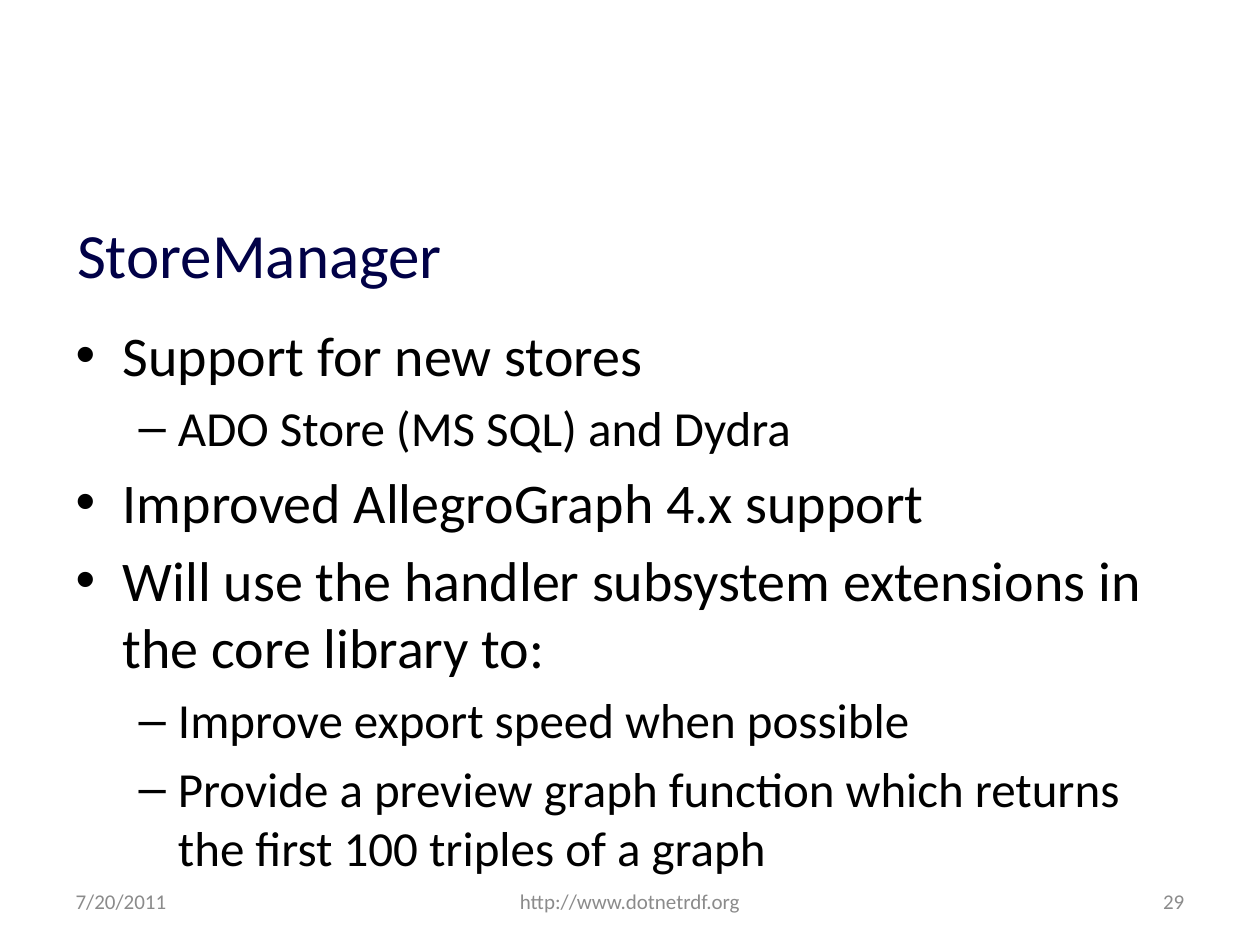
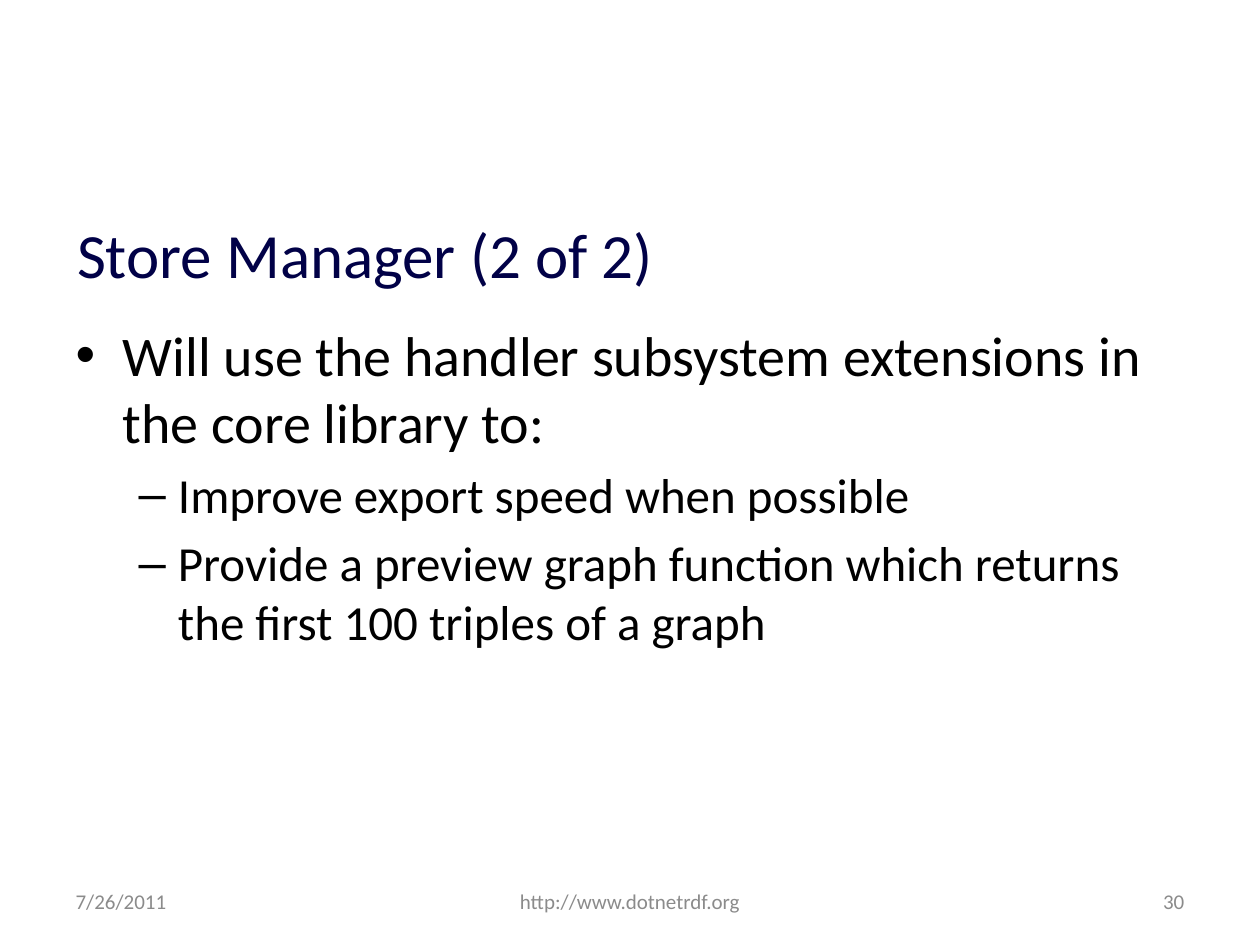
Before and after one commit to JohnGoldsmith/dotnetrdf-wiki, a slide deck: slide 30 of Slides/Roadmap.pptx (slide 29 before the commit). Drawn at 1260x945 pixels with LibreOffice and Linux fonts; fonts in the diff are those of the drawing; background and template pictures are left out. Boxes give left, top, right and bottom in pixels: in the first picture for what was removed or moved away, otherwise in the second. Text is boxed around its words. In the diff, an @@ line names an element or a change of style, - is before the commit and + after.

```diff
--- a/Slides/Roadmap.pptx
+++ b/Slides/Roadmap.pptx
@@ title at box(77, 232, 653, 289): text changed @@
-StoreManager
+Store Manager (2 of 2)
@@ text at box(123, 337, 924, 533): paragraphs removed @@
-• Support for new stores
-  – ADO Store (MS SQL) and Dydra
-• Improved AllegroGraph 4.x support
@@ text at box(76, 894, 167, 910): text changed @@
-7/20/2011
+7/26/2011
@@ page number at box(1163, 895, 1184, 909): text changed @@
-29
+30
```
Also in this commit, not shown: 47 other slides changed, 5 slides added.
